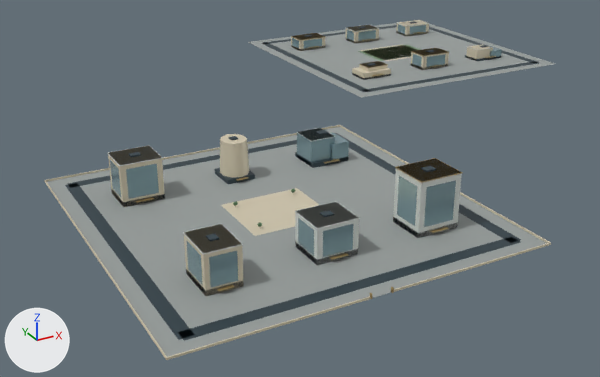
Before and after pictures for a commit that changed the glTF model web/public/assets/3d/ampliworld/GC-CITY-2030/GC-TILE-02-03.glb.
Before and after are seen from a 50 mm lens placed at (-8522.0, 11180.0, 322.0), pointed at (-8078.0, 11988.0, -82.0). Arrows for +X, +Y and +Z are at lower left; the lights stay in place. The older version comes first. Where no turn or scale is listed for an object, it has been applied to the vertices. Vertices at exactly the same position are counted once.

The scene before the commit, as lines of its bpy script (objects in view):
```python
ob_gc_tile_02_03_dark = bpy.data.objects.new('GC-TILE-02-03-dark', me_mesh_1)
ob_gc_tile_02_03_dark.location = (0.0, 0.0, 0.0)
ob_gc_tile_02_03_glass = bpy.data.objects.new('GC-TILE-02-03-glass', me_mesh_4)
ob_gc_tile_02_03_glass.location = (0.0, 0.0, 0.0)
ob_gc_tile_02_03_gold = bpy.data.objects.new('GC-TILE-02-03-gold', me_mesh_3)
ob_gc_tile_02_03_gold.location = (0.0, 0.0, 0.0)
ob_gc_tile_02_03_ivory = bpy.data.objects.new('GC-TILE-02-03-ivory', me_mesh_2)
ob_gc_tile_02_03_ivory.location = (0.0, 0.0, 0.0)
ob_gc_tile_02_03_leaf = bpy.data.objects.new('GC-TILE-02-03-leaf', me_mesh_8)
ob_gc_tile_02_03_leaf.location = (0.0, 0.0, 0.0)
ob_gc_tile_02_03_paving = bpy.data.objects.new('GC-TILE-02-03-paving', me_mesh_0)
ob_gc_tile_02_03_paving.location = (0.0, 0.0, 0.0)
ob_gc_tile_02_03_white = bpy.data.objects.new('GC-TILE-02-03-white', me_mesh_5)
ob_gc_tile_02_03_white.location = (0.0, 0.0, 0.0)
```
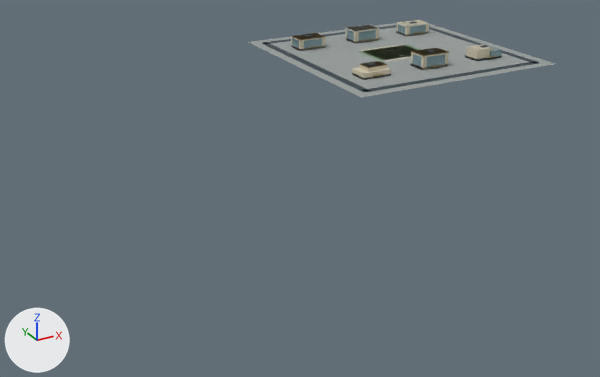
Edits to the bpy script that builds the scene:
```text
Change me_mesh_0:
    used by ob_gc_tile_02_03_paving; location = (0.0, 0.0, 0.0)
    remove me_mesh_0.from_pydata(...)  # 16 vertices, 24 faces; spans x -8379.0..-7621.0, y 11621.0..12379.0, z 0.0
    add me_mesh_0.from_pydata(...)  # 8 vertices, 12 faces; spans x -7959.0..-7621.0, y 12041.0..12379.0, z 0.0
    me_mesh_0 part 1: the loose piece of 8 vertices spanning x -8379.0..-8041.0, y 11621.0..11959.0, z 0.0 is deleted
Change me_mesh_1:
    used by ob_gc_tile_02_03_dark; location = (0.0, 0.0, 0.0)
    remove me_mesh_1.from_pydata(...)  # 256 vertices, 384 faces; spans x -8364.0..-7636.0, y 11636.0..12364.0, z 0.0..54.0
    add me_mesh_1.from_pydata(...)  # 128 vertices, 192 faces; spans x -7944.0..-7636.0, y 12056.0..12364.0, z 0.0..22.0
    me_mesh_1 part 2: 16 loose pieces with 128 vertices, spanning x -8364.0..-8056.0, y 11636.0..11944.0, z 0.0..54.0, are deleted
Change me_mesh_2:
    used by ob_gc_tile_02_03_ivory; location = (0.0, 0.0, 0.0)
    remove me_mesh_2.from_pydata(...)  # 150 vertices, 232 faces; spans x -8380.0..-7668.0, y 11620.0..12316.0, z 0.0..42.0
    add me_mesh_2.from_pydata(...)  # 64 vertices, 96 faces; spans x -7912.0..-7668.0, y 12108.0..12316.0, z 0.0..21.0
    me_mesh_2 part 3: 9 loose pieces with 86 vertices, spanning x -8380.0..-8040.0, y 11620.0..11960.0, z 0.0..42.0, are deleted
Change me_mesh_3:
    used by ob_gc_tile_02_03_gold; location = (0.0, 0.0, 0.0)
    remove me_mesh_3.from_pydata(...)  # 210 vertices, 336 faces; spans x -8318.0..-7681.0, y 11620.0..12317.0, z 0.0..52.0
    add me_mesh_3.from_pydata(...)  # 72 vertices, 108 faces; spans x -7913.0..-7681.0, y 12104.0..12317.0, z 4.0..21.0
    me_mesh_3 part 4: 12 loose pieces with 138 vertices, spanning x -8318.0..-8089.0, y 11620.0..11897.0, z 0.0..52.0, are deleted
Change me_mesh_4:
    used by ob_gc_tile_02_03_glass; location = (0.0, 0.0, 0.0)
    remove me_mesh_4.from_pydata(...)  # 280 vertices, 420 faces; spans x -8330.0..-7667.0, y 11682.0..12317.0, z 0.0..46.0
    add me_mesh_4.from_pydata(...)  # 136 vertices, 204 faces; spans x -7913.0..-7667.0, y 12107.0..12317.0, z 0.0..19.0
    me_mesh_4 part 5: 18 loose pieces with 144 vertices, spanning x -8330.0..-8089.0, y 11682.0..11900.0, z 0.0..46.0, are deleted
Change me_mesh_5:
    used by ob_gc_tile_02_03_white; location = (0.0, 0.0, 0.0)
    remove me_mesh_5.from_pydata(...)  # 160 vertices, 240 faces; spans x -8330.0..-7667.0, y 11682.0..12317.0, z 0.0..52.0
    add me_mesh_5.from_pydata(...)  # 112 vertices, 168 faces; spans x -7834.0..-7667.0, y 12110.0..12317.0, z 0.0..20.0
    me_mesh_5 part 6: 6 loose pieces with 48 vertices, spanning x -8330.0..-8089.0, y 11682.0..11900.0, z 0.0..52.0, are deleted
Remove ob_gc_tile_02_03_leaf:
    ob_gc_tile_02_03_leaf = bpy.data.objects.new('GC-TILE-02-03-leaf', me_mesh_8)
    ob_gc_tile_02_03_leaf.location = (0.0, 0.0, 0.0)
```

Where the change shows, as pixel boxes (x1, y1, x2, y2) in the pictures (600 x 377 px):
'GC-TILE-02-03-paving', reshaped (39% narrower, 77% shorter): before (47, 23, 555, 357); after (248, 23, 555, 98)
'GC-TILE-02-03-ivory', reshaped (60% narrower, 82% shorter): before (44, 20, 551, 360); after (291, 20, 493, 79)
'GC-TILE-02-03-dark', reshaped (41% narrower, 78% shorter): before (65, 21, 539, 341); after (261, 21, 539, 92)
'GC-TILE-02-03-glass', reshaped (46% narrower, 83% shorter): before (110, 24, 502, 288); after (292, 24, 502, 67)
'GC-TILE-02-03-white', reshaped (62% narrower, 83% shorter): before (107, 20, 490, 265); after (346, 20, 490, 60)
'GC-TILE-02-03-gold', reshaped (43% narrower, 83% shorter): before (136, 32, 496, 299); after (291, 32, 496, 76)
'GC-TILE-02-03-leaf', deleted: before (233, 189, 295, 227)
part 1 of me_mesh_0, deleted: before (47, 127, 547, 357)
part 2 of me_mesh_1, deleted: before (65, 130, 521, 341)
part 3 of me_mesh_2, deleted: before (44, 125, 551, 360)
part 4 of me_mesh_3, deleted: before (136, 158, 463, 299)
part 5 of me_mesh_4, deleted: before (110, 128, 456, 288)
part 6 of me_mesh_5, deleted: before (107, 128, 462, 265)
